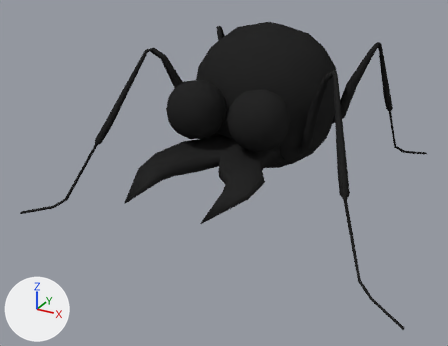
What one commit did to the Blender file assets/actors/ant.blend.
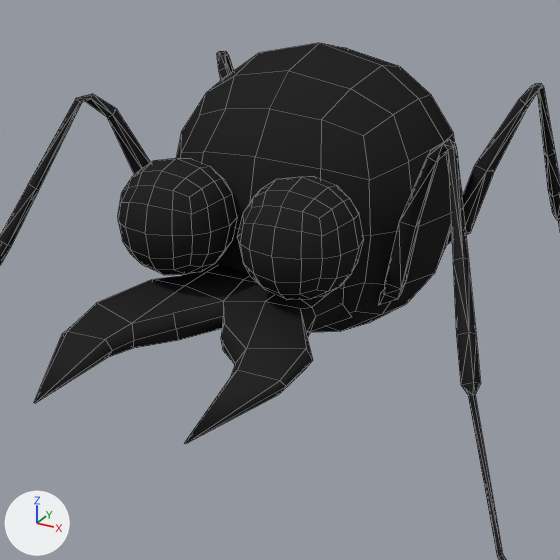
Each version is shown whole from a 50 mm camera at (4.21, -8.4, 5.1) aimed at (-0.43, 0.02, 0.89), then close up on the part from 24% to 87% of the width and 0% to 82% of the height. Lighting does not change. The marker at lower left points along +X, +Y and +Z. The first two pictures are the older version. The close-ups show mesh edges as thin lines.
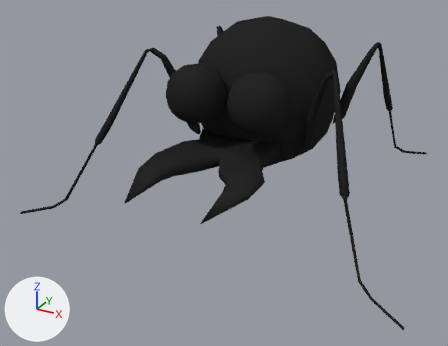
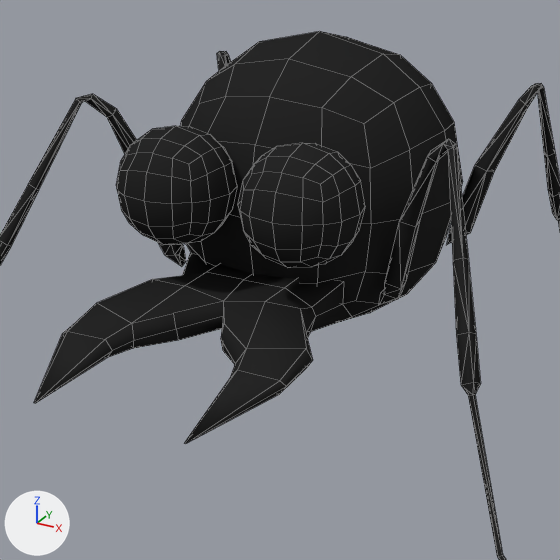
The newer file is also turned or shifted as a whole; pictures and numbers use the older file's frame.

Changed parts and their boxes (x1, y1, x2, y2) in the close-ups (560 x 560 px):
'Cube', moved
    before: (176, 43, 462, 332)
    after: (180, 31, 463, 320)
'Cube.003', moved
    before: (238, 176, 364, 300)
    after: (238, 143, 365, 268)
'Cube.002', moved
    before: (118, 158, 237, 275)
    after: (116, 126, 237, 245)

What the commit changed:
me_cube is used by ob_cube; location (0.003, 0.697, 2.115); scale (0.729, 0.729, 0.729).
me_cube had 98 vertices, 96 faces and spanned x -1.68..1.68, y -1.68..1.68, z -1.68..1.68.
me_cube now has 98 vertices, 96 faces and spans x -1.68..1.68, y -1.68..1.68, z -1.56..1.81.
me_cube part 1: the whole mesh is moved by (0.0, 0.0, 0.13).
me_cube_002 is used by ob_cube_002; location (-0.489, -0.731, 2.21); scale (0.272, 0.272, 0.272).
me_cube_002 had 98 vertices, 96 faces and spanned x -1.68..1.68, y -1.68..1.68, z -1.68..1.68.
me_cube_002 now has 98 vertices, 96 faces and spans x -1.68..1.68, y -1.68..1.68, z -0.78..2.58.
me_cube_002 part 2: the whole mesh is moved by (0.0, 0.0, 0.9).
me_cube_003 is used by ob_cube_003; location (0.554, -0.731, 2.21); scale (0.272, 0.272, 0.272).
me_cube_003 had 98 vertices, 96 faces and spanned x -1.68..1.68, y -1.68..1.68, z -1.68..1.68.
me_cube_003 now has 98 vertices, 96 faces and spans x -1.68..1.68, y -1.68..1.68, z -0.78..2.58.
me_cube_003 part 3: the whole mesh is moved by (0.0, 0.0, 0.9).
